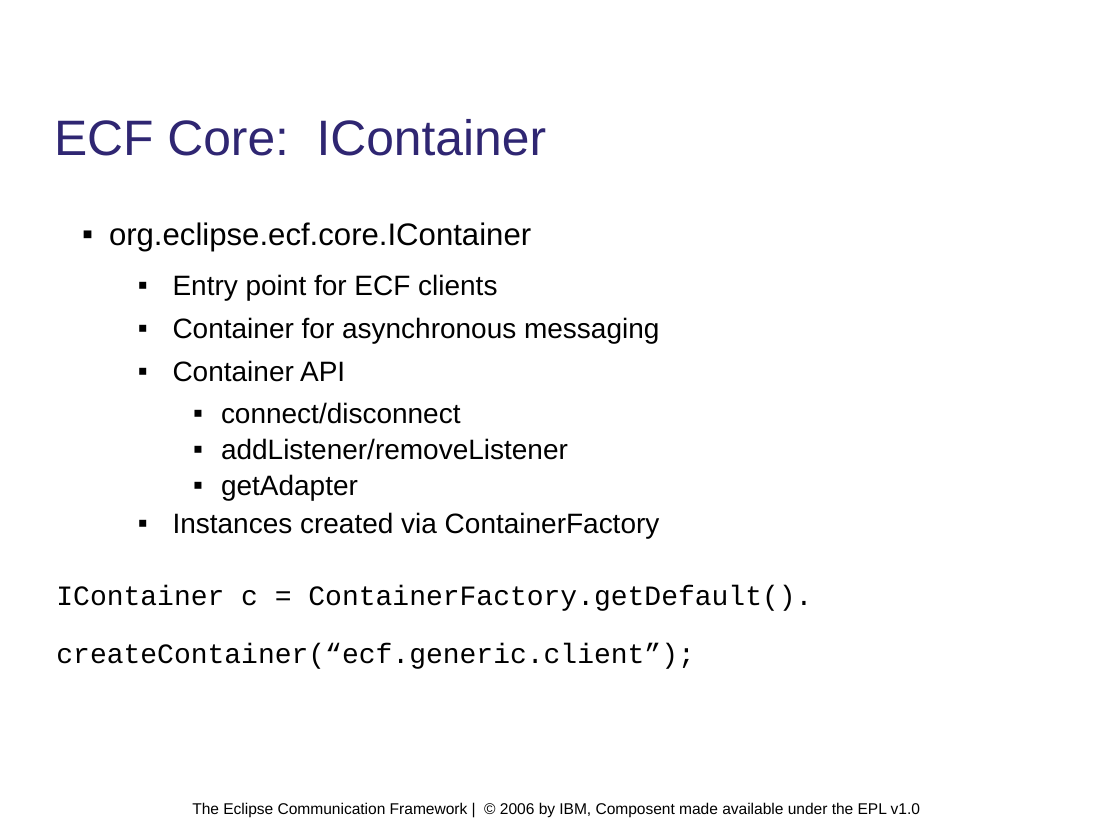
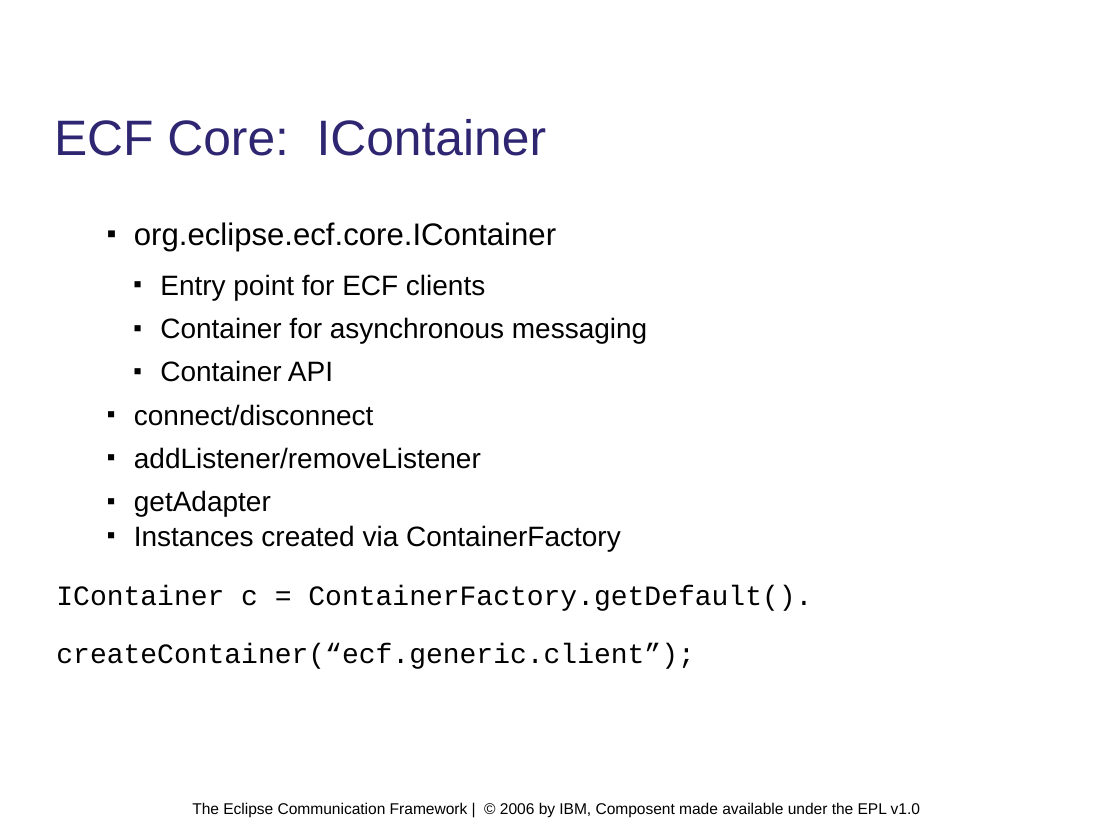
Before and after one commit to eclipse/ecf, a slide deck: slide 12 of doc/tutorials/EclipseCON 2006/module1.odp (slide 7 before the commit). Drawn at 1120x840 pixels with LibreOffice and Linux fonts; fonts in the diff are those of the drawing; background and template pictures are left out. Boxes give left, top, right and bottom in pixels: in the first picture for what was removed or moved away, otherwise in the second. Text is boxed around its words. In the diff, an @@ line names an element or a change of style, - is before the commit and + after.

```diff
--- a/doc/tutorials/EclipseCON 2006/module1.odp
+++ b/doc/tutorials/EclipseCON 2006/module1.odp
@@ text "org.eclipse.ecf.core.IContainer" at box(134, 222, 647, 551): bullet ▪ to ■; list level 3 to 2 in "connect/disconnect"; list level 3 to 2 in "addListener/removeListener"; list level 3 to 2 in "getAdapter"; list level 2 to 1 in "Instances created via ContainerFactory" @@
```
Also in this commit, not shown: 4 other slides changed, 8 slides added, 1 other file.
